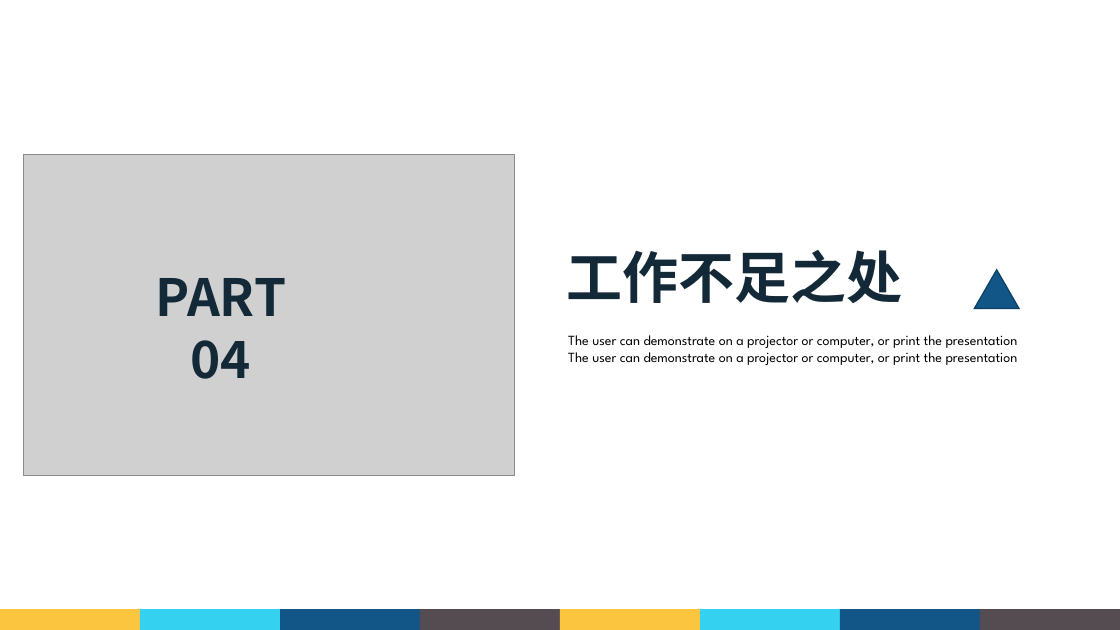
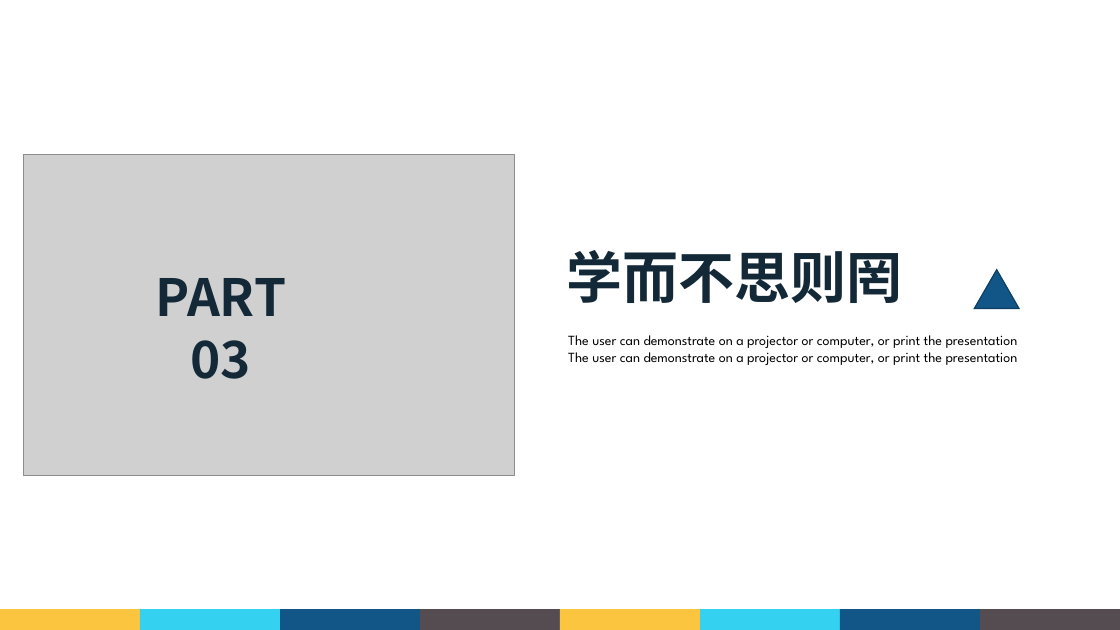
Before and after one commit to Cbh777/win_prj, a slide deck: slide 22 of FullhanWorkFile/转正答辩.pptx (slide 16 before the commit). Drawn at 1120x630 pixels with LibreOffice and Linux fonts; fonts in the diff are those of the drawing; grey boxes stand for pictures; background and template pictures are left out. Boxes give left, top, right and bottom in pixels: in the first picture for what was removed or moved away, otherwise in the second. Text is boxed around its words. In the diff, an @@ line names an element or a change of style, - is before the commit and + after.

```diff
--- a/FullhanWorkFile/转正答辩.pptx
+++ b/FullhanWorkFile/转正答辩.pptx
@@ text at box(567, 250, 903, 303): text changed @@
-工作不足之处
+学而不思则罔
@@ text at box(156, 278, 286, 379): text changed @@
-PART 04
+PART 03
```
Also in this commit, not shown: 8 other slides changed, 9 slides added, 4 slides removed.
